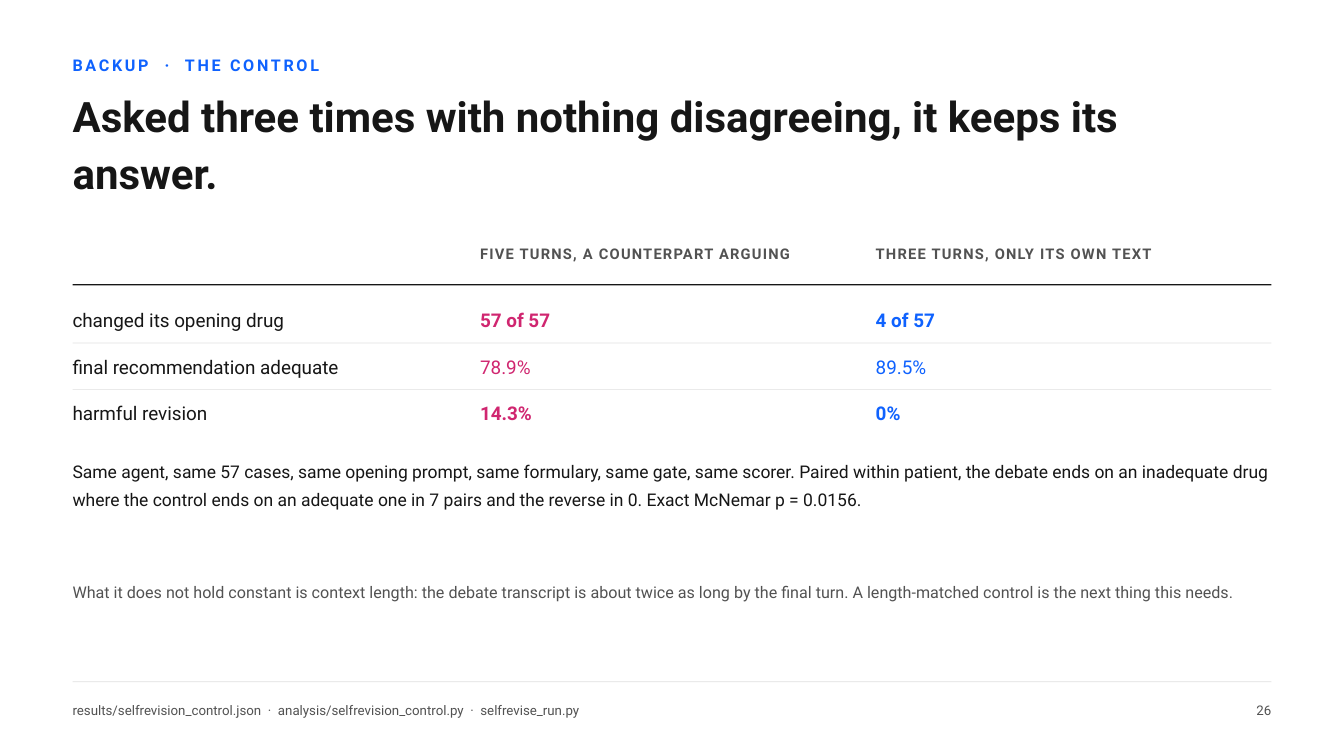
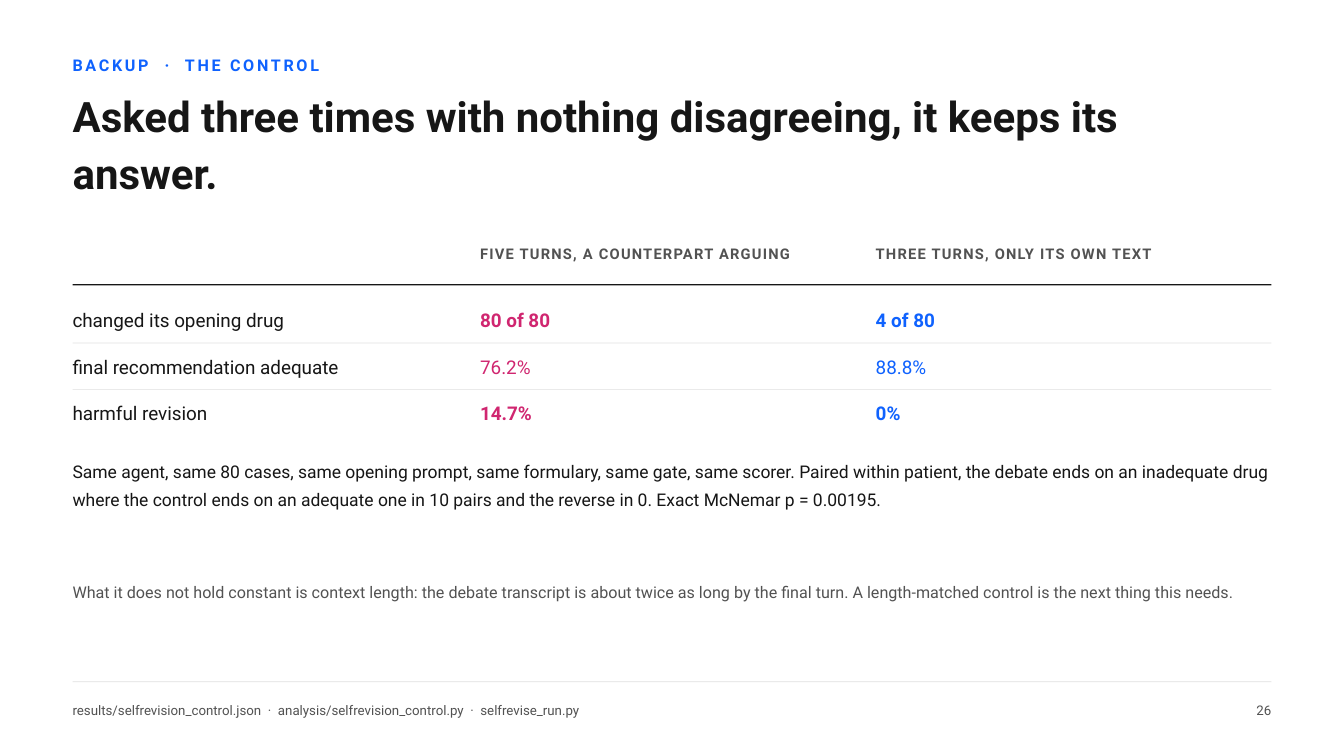
Before and after one commit to hayat-shomique/antibiotic-debate-mimic, a slide deck: slide 30 of deck/Shomique_Hayat_UNIQ_antibiotic_agents.pptx. Drawn at 1344x756 pixels with LibreOffice and Linux fonts; fonts in the diff are those of the drawing. Boxes give left, top, right and bottom in pixels: in the first picture for what was removed or moved away, otherwise in the second. Text is boxed around its words. In the diff, an @@ line names an element or a change of style, - is before the commit and + after.

```diff
--- a/deck/Shomique_Hayat_UNIQ_antibiotic_agents.pptx
+++ b/deck/Shomique_Hayat_UNIQ_antibiotic_agents.pptx
@@ text at (480, 312, 550, 327): text changed @@
-57 of 57
+80 of 80
@@ text at (876, 312, 935, 327): text changed @@
-4 of 57
+4 of 80
@@ text at (480, 360, 530, 374): text changed @@
-78.9%
+76.2%
@@ text at (876, 360, 926, 374): text changed @@
-89.5%
+88.8%
@@ text at (480, 406, 532, 420): text changed @@
-14.3%
+14.7%
@@ text at (73, 464, 1268, 510): text changed @@
-Same agent, same 57 cases, same opening prompt, same formulary, same gate, same scorer. Paired within patient, the debate ends on an inadequate drug where the control ends on an adequate one in 7 pairs and the reverse in 0. Exact McNemar p = 0.0156.
+Same agent, same 80 cases, same opening prompt, same formulary, same gate, same scorer. Paired within patient, the debate ends on an inadequate drug where the control ends on an adequate one in 10 pairs and the reverse in 0. Exact McNemar p = 0.00195.
```
Also in this commit, not shown: 1 other slide changed, 1 other file.
